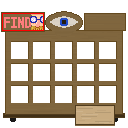
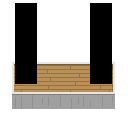
Two versions of the same layered image (128x128). Layer-by-layer changes:
renamed "Layer 7" to "Layer 9", painted on it over [15, 3, 112, 84]
painted on "Layer 8" over [12, 14, 125, 109]
removed layer "Layer 5" over [1, 12, 45, 32]
removed layer "Layer 3" over [2, 11, 126, 126]
removed layer "Layer 4" over [10, 116, 118, 122]
